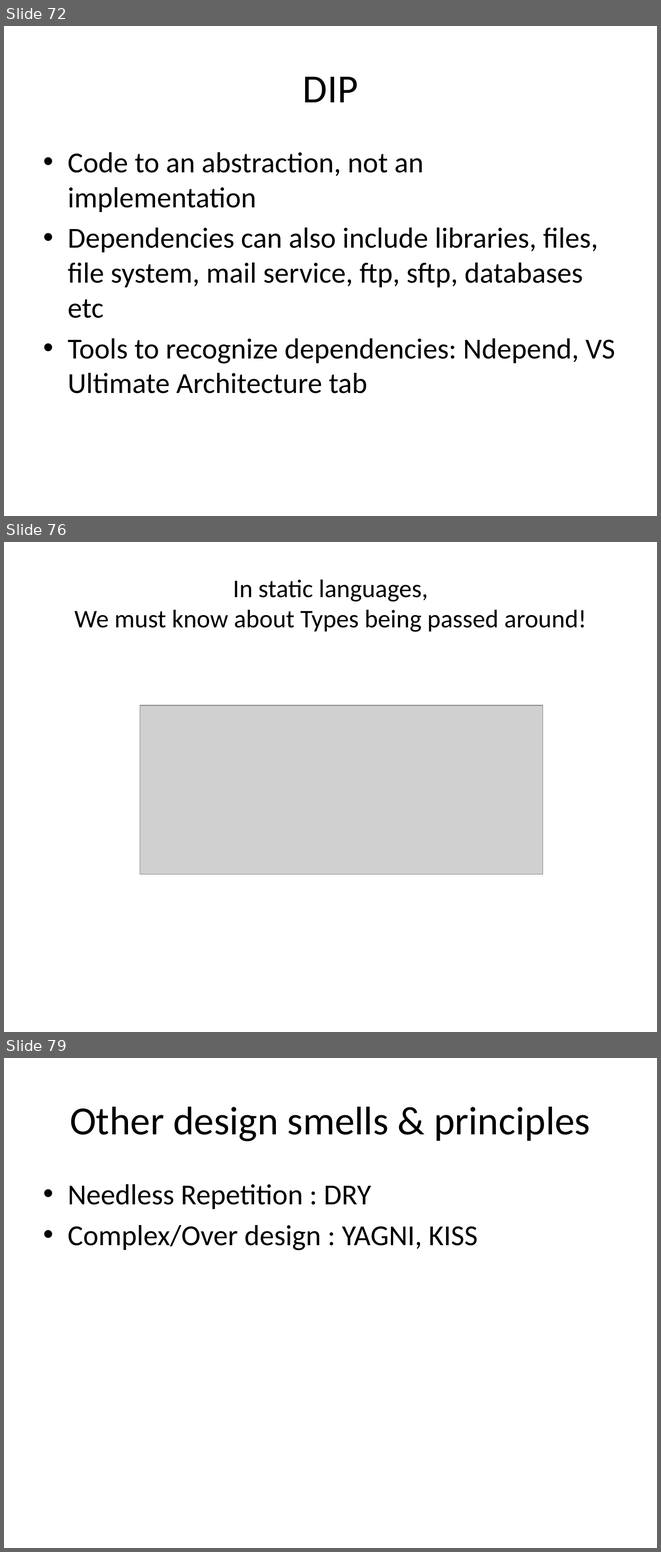
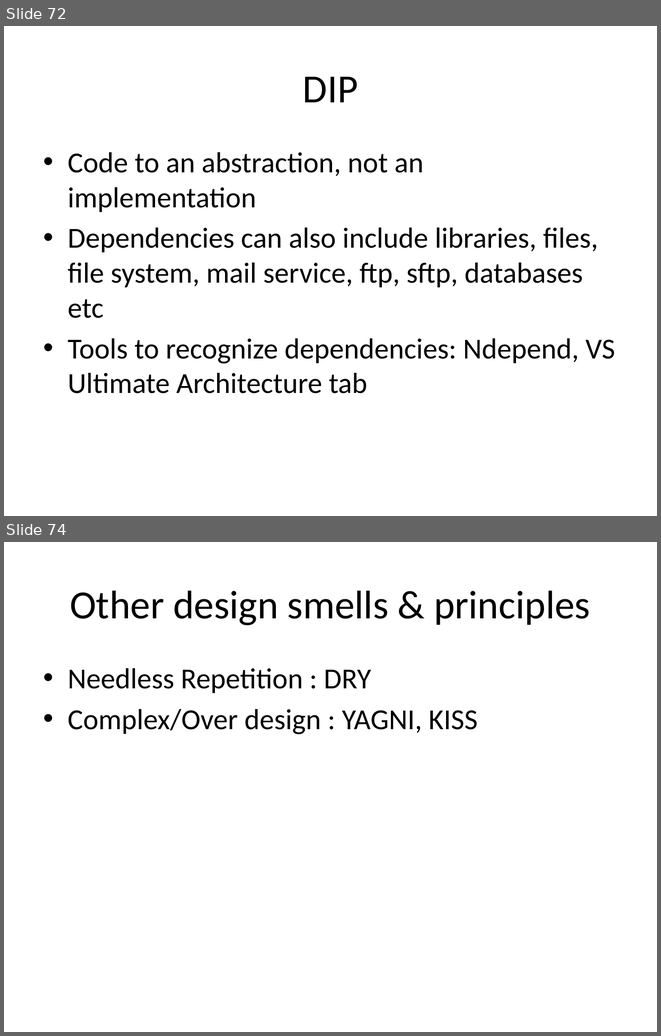
Before and after one commit to Mohamedsaied8/EmbeddedCppDiploma, a slide deck: cpp/slides/session10/SOLID Principles of OOD v2.pptx. Shown one above the other, each under a label of ours: slides 72, 76 and 79 before the commit, slides 72 and 74 after it; the slides between them are not shown. The pictures are 661x1552 and 661x1036 pixels, drawn with LibreOffice and Linux fonts; fonts in the diff are those of the drawing; grey boxes stand for pictures. Boxes give left, top, right and bottom in pixels: in the first picture for what was removed or moved away, otherwise in the second. Text is boxed around its words. In the diff, an @@ line names an element or a change of style, - is before the commit and + after.

```diff
--- a/cpp/slides/session10/SOLID Principles of OOD v2.pptx
+++ b/cpp/slides/session10/SOLID Principles of OOD v2.pptx
@@ slide 76 removed at box(4, 542, 657, 1032), background #FFFFFF @@
@@ title removed at box(74, 579, 586, 632) @@
-In static languages,
-We must know about Types being passed around!
@@ picture removed at box(140, 705, 542, 874) @@
@@ what was slide 79 is now slide 74 @@
```
Also in this commit, not shown: 6 other slides removed, 2 other files.
